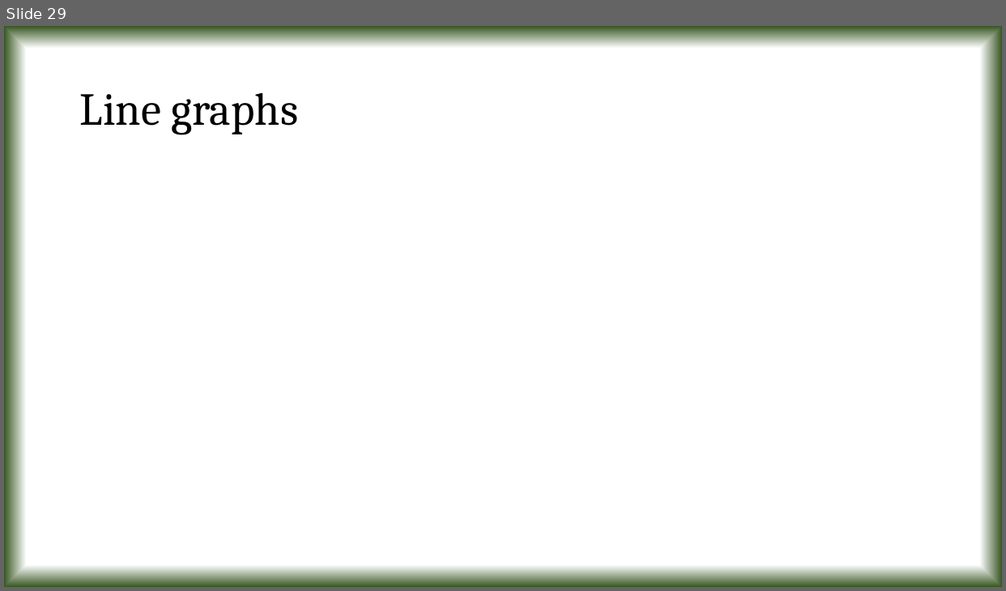
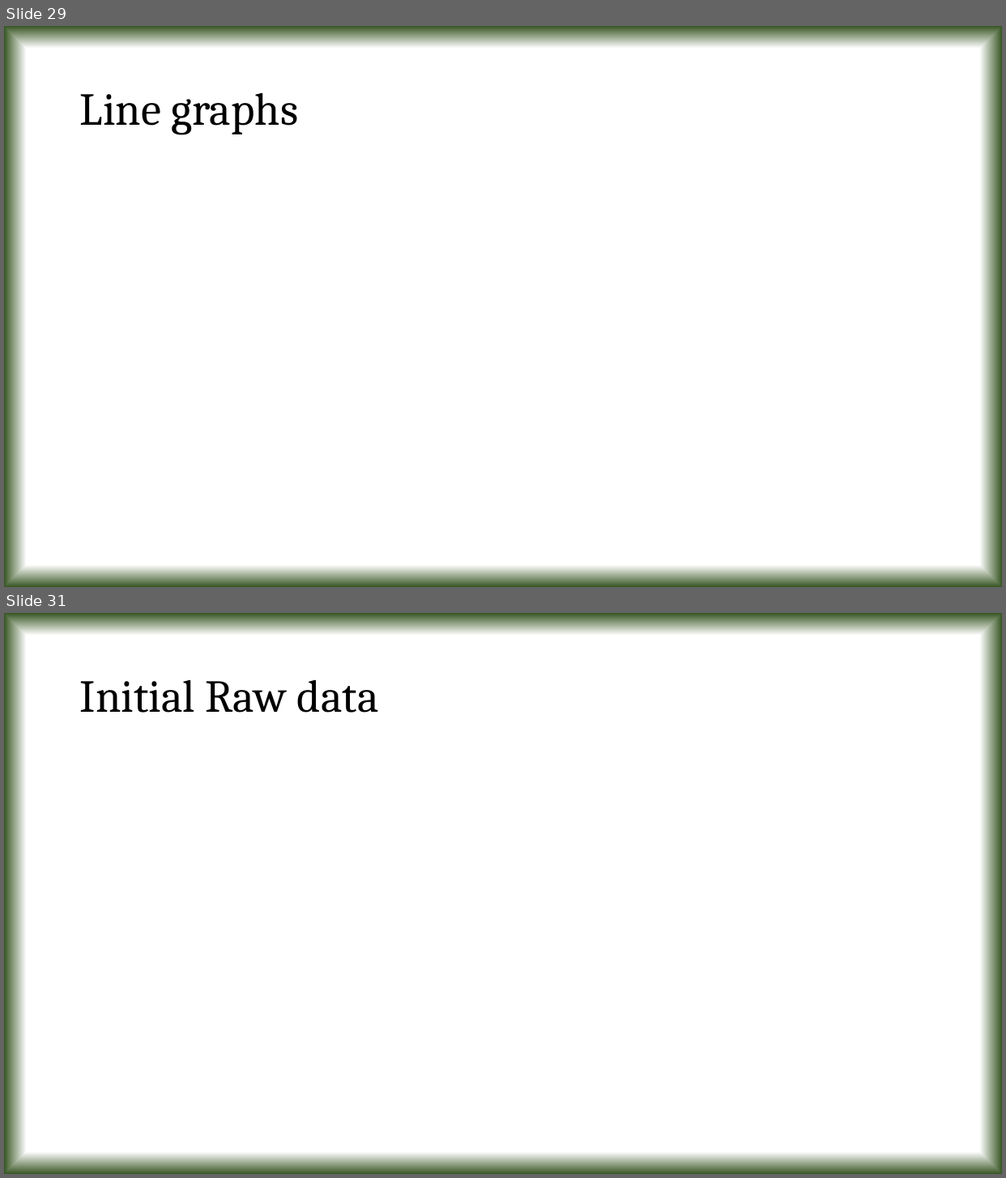
Before and after one commit to tanmoyie/Applied-Statistics, a slide deck: Python Projects & Dataset on Applied Statistics/Presentation on Python projects in Applied Statistics.pptx. Shown one above the other, each under a label of ours: slide 29 before the commit, slides 29 and 31 after it; the slides between them are not shown. The pictures are 1006x591 and 1006x1178 pixels, drawn with LibreOffice and Linux fonts; fonts in the diff are those of the drawing; grey boxes stand for pictures. Boxes give left, top, right and bottom in pixels: in the first picture for what was removed or moved away, otherwise in the second. Text is boxed around its words. In the diff, an @@ line names an element or a change of style, - is before the commit and + after.

```diff
--- a/Python Projects & Dataset on Applied Statistics/Presentation on Python projects in Applied Statistics.pptx
+++ b/Python Projects & Dataset on Applied Statistics/Presentation on Python projects in Applied Statistics.pptx
@@ slide 31 added at box(4, 613, 1002, 1174), background gradient #FFFFFF to #385723 @@
@@ title added at box(80, 679, 379, 713), 44 pt, text #000000 @@
+Initial Raw data
```
Also in this commit, not shown: 5 other slides added, 3 other files.
